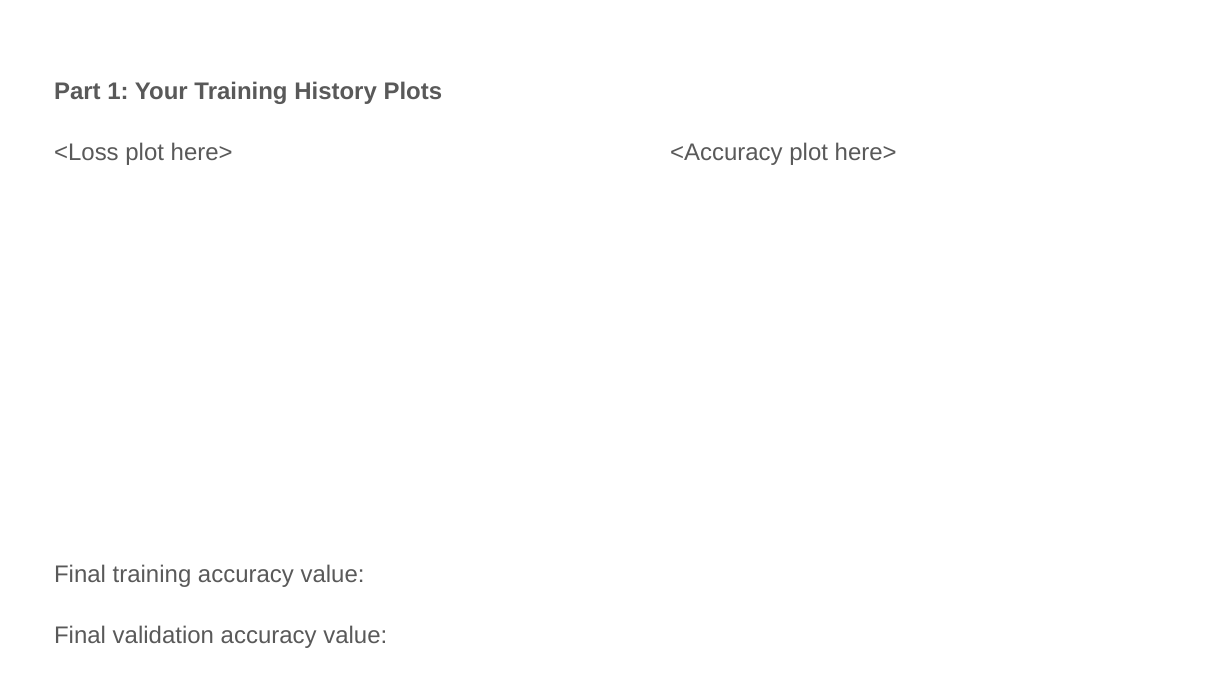
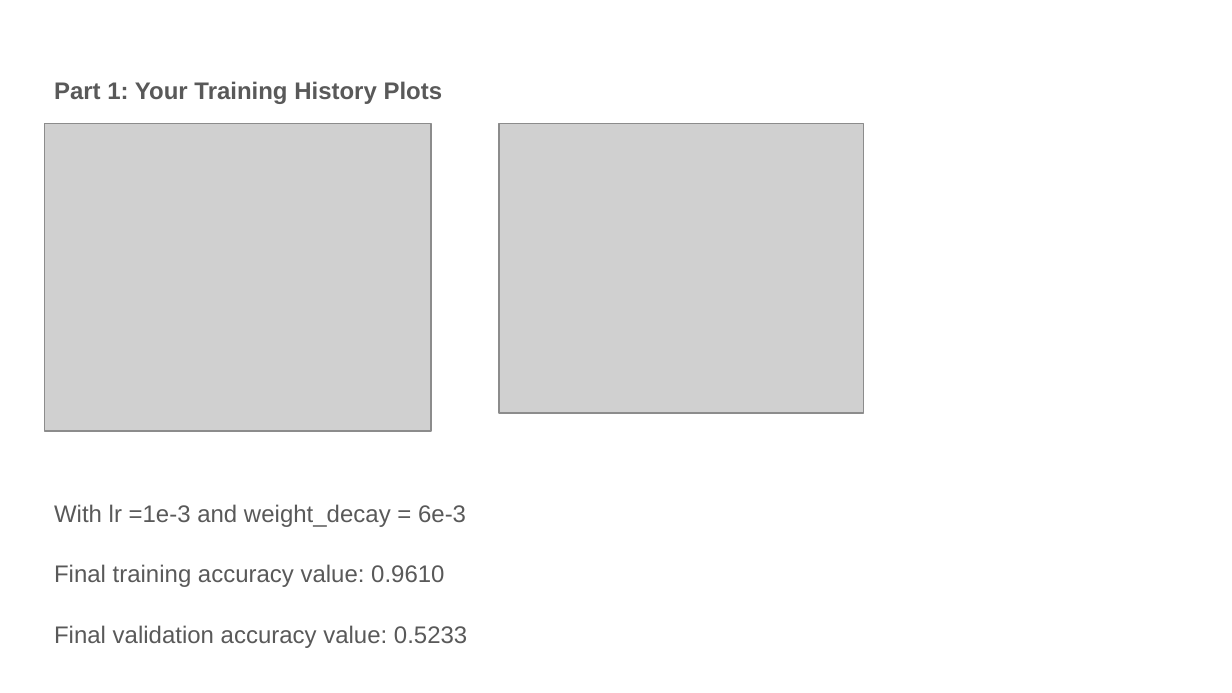
Before and after one commit to CasuallyAlive/Computer_Vision_Projects, a slide deck: slide 2 of src/proj6_6320/proj6_template.pptx. Drawn at 1232x693 pixels with LibreOffice and Linux fonts; fonts in the diff are those of the drawing; grey boxes stand for pictures. Boxes give left, top, right and bottom in pixels: in the first picture for what was removed or moved away, otherwise in the second. Text is boxed around its words. In the diff, an @@ line names an element or a change of style, - is before the commit and + after.

```diff
--- a/src/proj6_6320/proj6_template.pptx
+++ b/src/proj6_6320/proj6_template.pptx
@@ picture added at bbox=[44, 123, 431, 431] @@
@@ picture added at bbox=[499, 123, 864, 413] @@
@@ text at bbox=[54, 504, 467, 648]: text changed @@
-<Loss plot here> <Accuracy plot here>
-Final training accuracy value:
-Final validation accuracy value:
+With lr =1e-3 and weight_decay = 6e-3
+Final training accuracy value: 0.9610
+Final validation accuracy value: 0.5233
```
Also in this commit, not shown: 9 other slides changed, 1 slide added, 1 slide removed, 9 other files.
